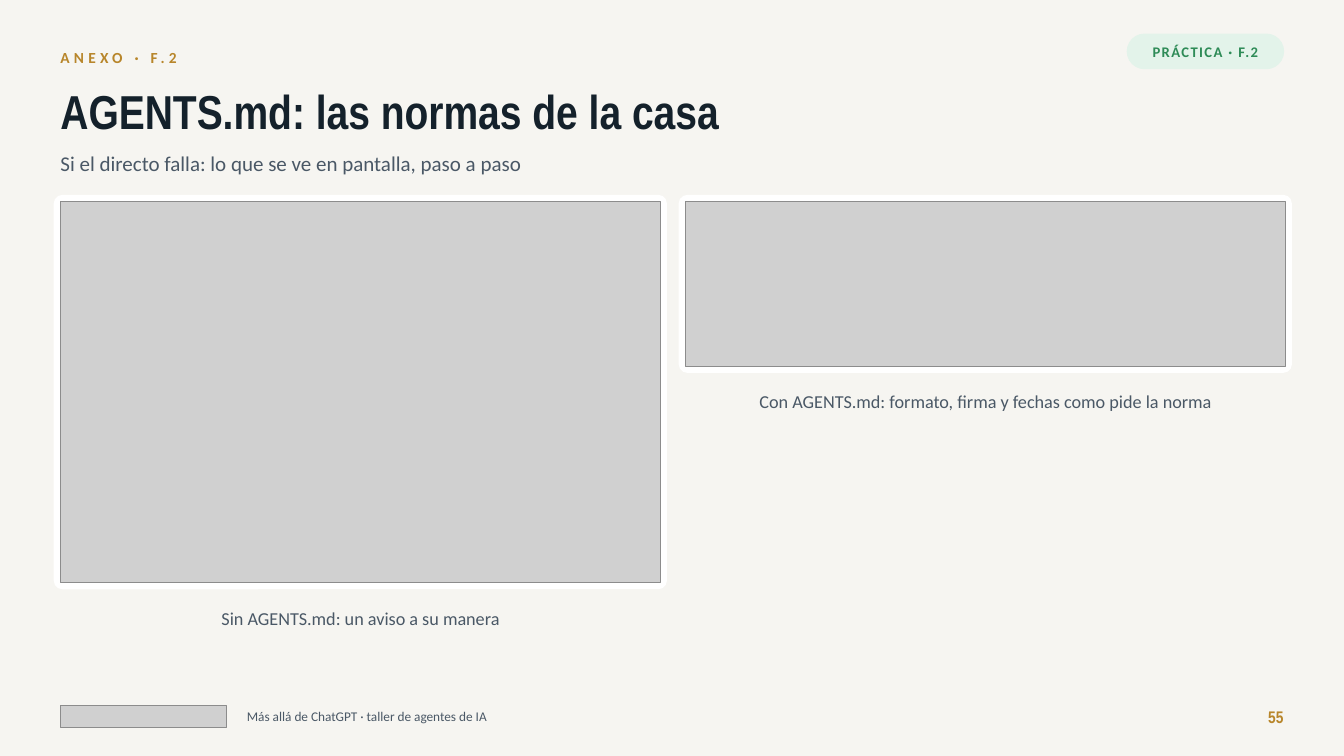
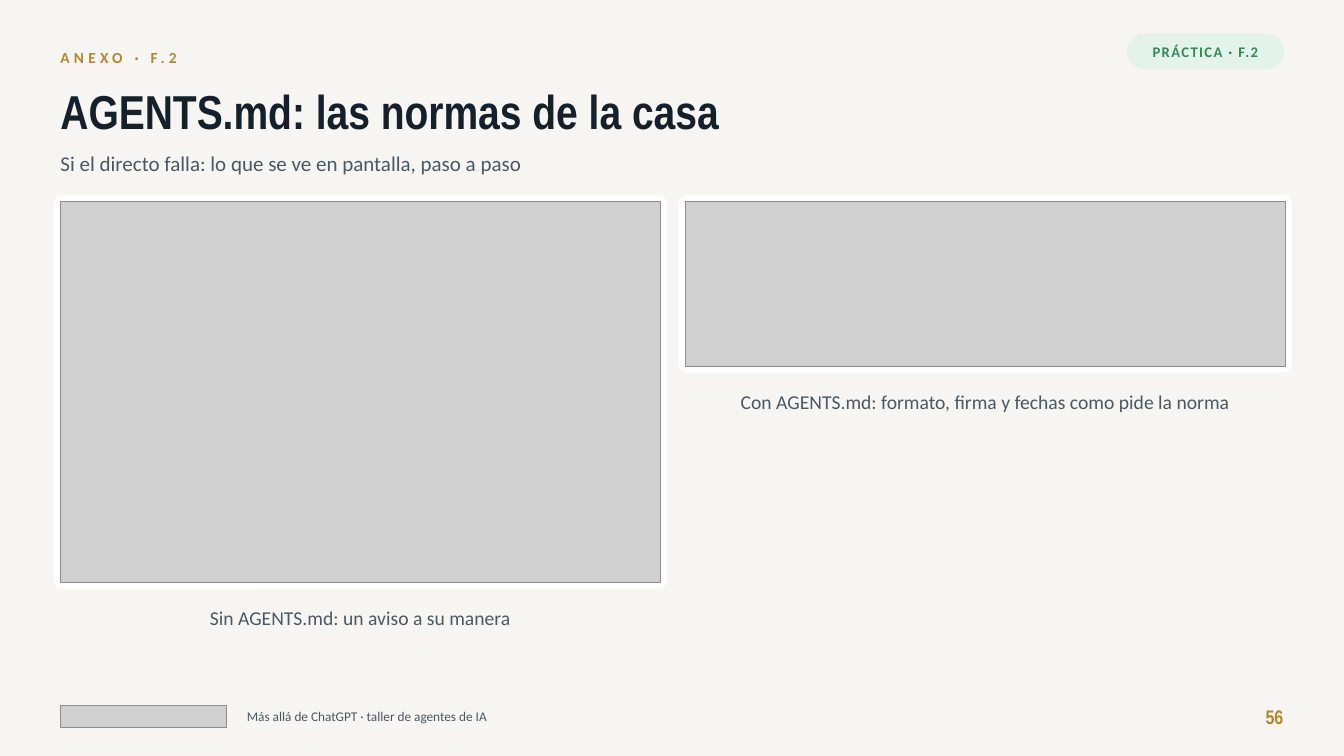
Before and after one commit to jlasherasTracasa/taller_semana_ia_2026, a slide deck: slide 56 of presentacion/taller-agentes-ia.pptx (slide 55 before the commit). Drawn at 1344x756 pixels with LibreOffice and Linux fonts; fonts in the diff are those of the drawing; grey boxes stand for pictures. Boxes give left, top, right and bottom in pixels: in the first picture for what was removed or moved away, otherwise in the second. Text is boxed around its words. In the diff, an @@ line names an element or a change of style, - is before the commit and + after.

```diff
--- a/presentacion/taller-agentes-ia.pptx
+++ b/presentacion/taller-agentes-ia.pptx
@@ text "Con AGENTS.md: formato, firma y ..." at (741,395,1230,412): size 13 to 14 pt @@
@@ text "Sin AGENTS.md: un aviso a ..." at (210,611,510,625): size 13 to 14 pt @@
@@ text at (1266,710,1284,724): text changed; size 12 to 14 pt @@
-55
+56
```
Also in this commit, not shown: 53 other slides changed, 1 slide added, 2 other files.
